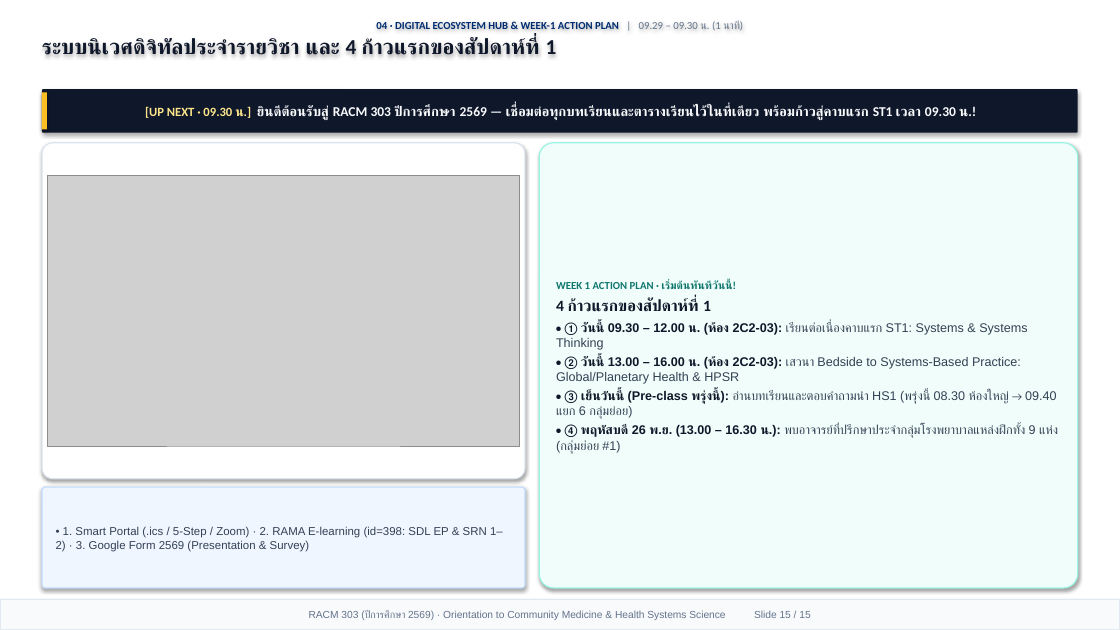
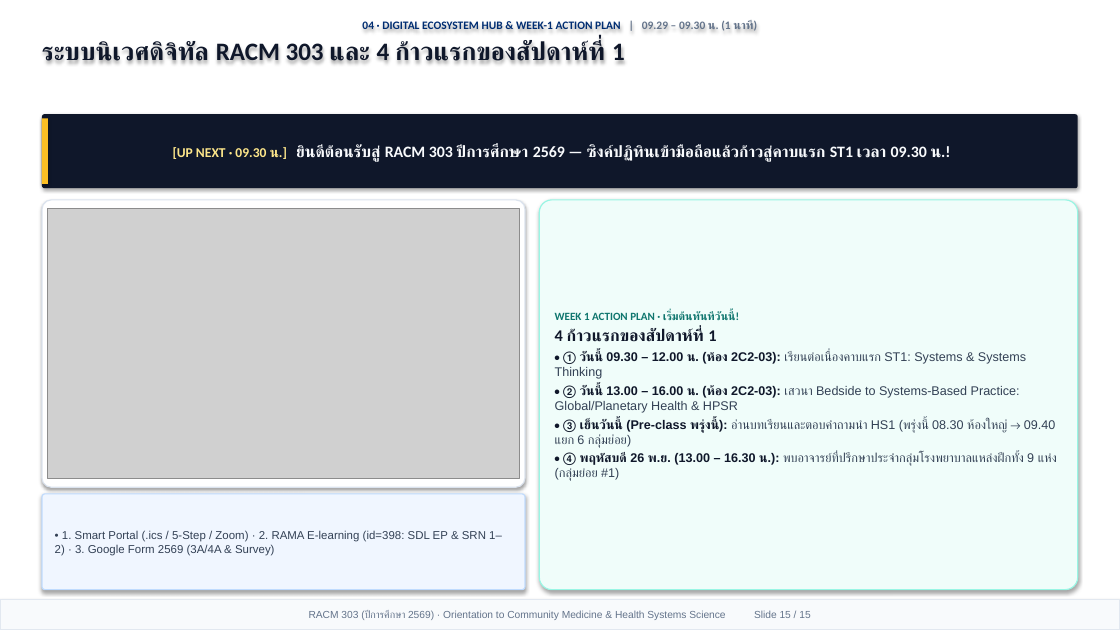
Before and after one commit to smartwoo/racm303-2569, a slide deck: slide 15 of exports/pptx/RACM303_2569_Orientation_Slides.pptx. Drawn at 1120x630 pixels with LibreOffice and Linux fonts; fonts in the diff are those of the drawing; grey boxes stand for pictures. Boxes give left, top, right and bottom in pixels: in the first picture for what was removed or moved away, otherwise in the second. Text is boxed around its words. In the diff, an @@ line names an element or a change of style, - is before the commit and + after.

Commit message:
feat(orientation): Apple Keynote 1/3 header + 2/3 Bento deck, HD original HSS figures with citations, and 6-form-factor responsive design

```diff
--- a/exports/pptx/RACM303_2569_Orientation_Slides.pptx
+++ b/exports/pptx/RACM303_2569_Orientation_Slides.pptx
@@ text at [362,21,757,31]: size 9.2 to 9.8 pt in "04 · DIGITAL ECOSYSTEM HUB & WEEK-1 ..."; bold on in "| 09.29 – 09.30 น. (1 นาที)"; more space between paragraphs @@
@@ text at [42,40,625,67]: text changed; size 18.2 to 21.5 pt @@
-ระบบนิเวศดิจิทัลประจำรายวิชา และ 4 ก้าวแรกของสัปดาห์ที่ 1
+ระบบนิเวศดิจิทัล RACM 303 และ 4 ก้าวแรกของสัปดาห์ที่ 1
@@ rounded rectangle "[UP NEXT · 09.30 น.] ...": place and size @@
-rounded rectangle "[UP NEXT · 09.30 น.] ..." at [42,89,1078,133]
+rounded rectangle "[UP NEXT · 09.30 น.] ..." at [42,114,1078,188]
@@ rectangle: place and size @@
-rectangle at [42,92,47,129]
+rectangle at [42,118,48,184]
@@ text in rounded rectangle at [173,144,951,162]: text changed; size 11.6 to 13.6 pt @@
-[UP NEXT · 09.30 น.] ยินดีต้อนรับสู่ RACM 303 ปีการศึกษา 2569 — เชื่อมต่อทุกบทเรียนและตารางเรียนไว้ในที่เดียว พร้อมก้าวสู่คาบแรก ST1 เวลา 09.30 น.!
+[UP NEXT · 09.30 น.] ยินดีต้อนรับสู่ RACM 303 ปีการศึกษา 2569 — ซิงค์ปฏิทินเข้ามือถือแล้วก้าวสู่คาบแรก ST1 เวลา 09.30 น.!
@@ rounded rectangle: place and size @@
-rounded rectangle at [42,143,525,479]
+rounded rectangle at [42,200,525,487]
@@ picture: place and size @@
-picture at [48,176,519,446]
+picture at [48,208,519,479]
@@ rounded rectangle "WEEK 1 ACTION PLAN · ...": place and size @@
-rounded rectangle "WEEK 1 ACTION PLAN · ..." at [539,143,1078,588]
+rounded rectangle "WEEK 1 ACTION PLAN · ..." at [539,200,1078,590]
@@ rounded rectangle "WEEK 1 ACTION PLAN · ..." at [539,200,1078,590]: size 9.2 to 9.5 pt in "WEEK 1 ACTION PLAN · เริ่มต้นทันทีวันนี้!"; size 13.5 to 14 pt in "4 ก้าวแรกของสัปดาห์ที่ 1"; less space between paragraphs @@
@@ rounded rectangle "• 1. Smart Portal (.ics ...": place and size @@
-rounded rectangle "• 1. Smart Portal (.ics ..." at [42,487,525,588]
+rounded rectangle "• 1. Smart Portal (.ics ..." at [42,494,525,590]
@@ text in rounded rectangle at [55,530,502,556]: text changed @@
-• 1. Smart Portal (.ics / 5-Step / Zoom) · 2. RAMA E-learning (id=398: SDL EP & SRN 1–2) · 3. Google Form 2569 (Presentation & Survey)
+• 1. Smart Portal (.ics / 5-Step / Zoom) · 2. RAMA E-learning (id=398: SDL EP & SRN 1–2) · 3. Google Form 2569 (3A/4A & Survey)
```
Also in this commit, not shown: 13 other slides changed, 1 slide added, 1 slide removed, 6 other files.
